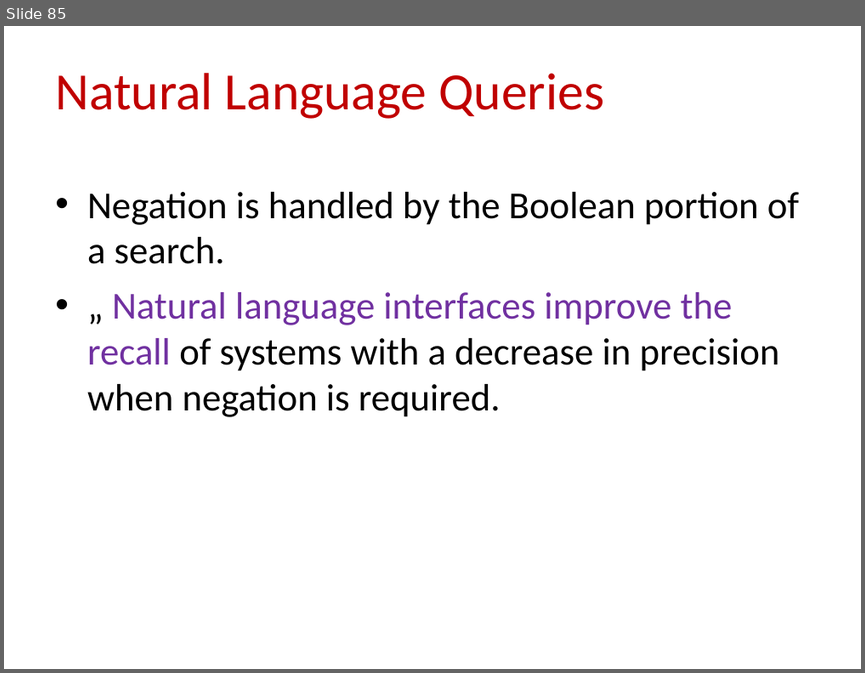
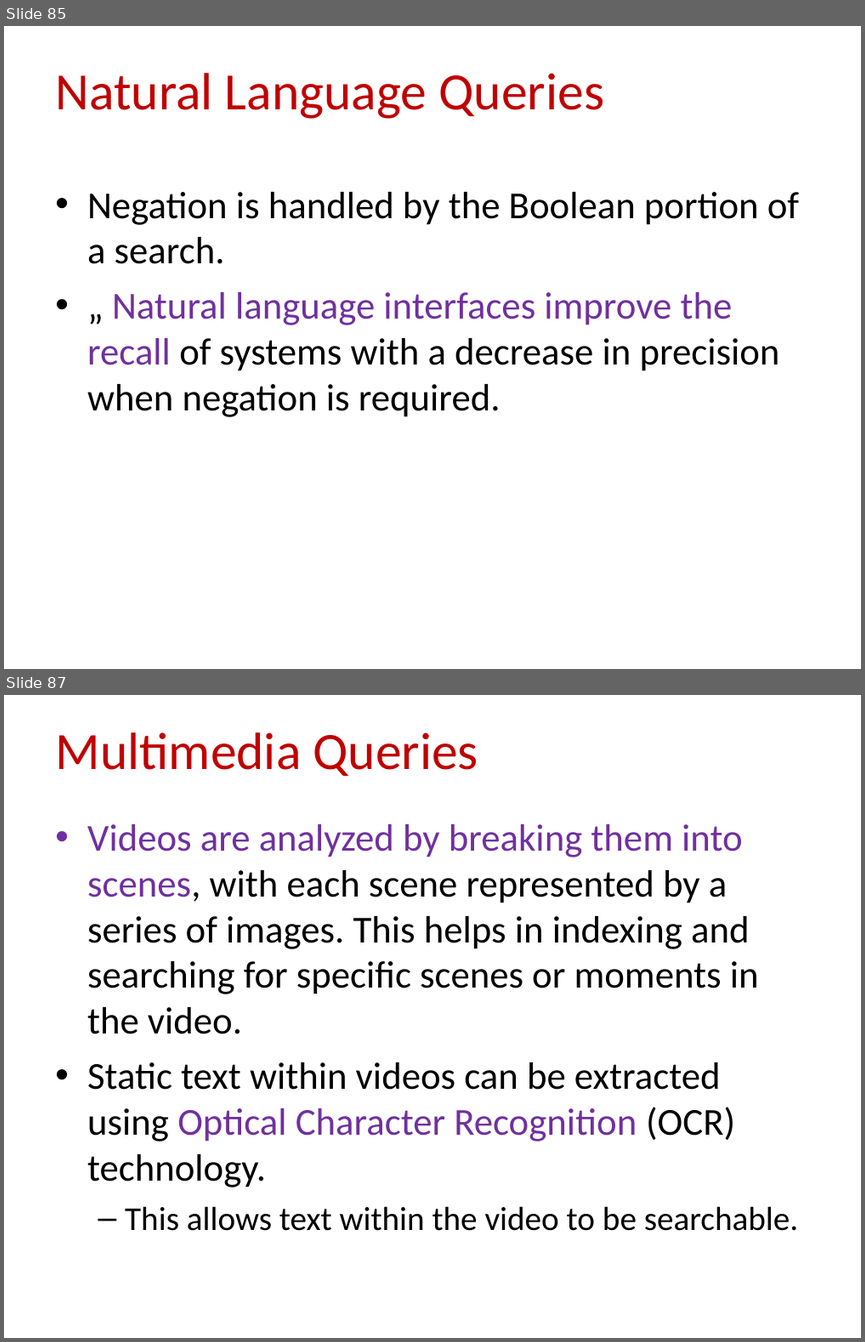
Before and after one commit to CSE-2026/4th-year-sem-1, a slide deck: IRS/UNIT I - IRS.ppt. Shown one above the other, each under a label of ours: slide 85 before the commit, slides 85 and 87 after it; the slides between them are not shown. The pictures are 865x673 and 865x1342 pixels, drawn with LibreOffice and Linux fonts; fonts in the diff are those of the drawing. Boxes give left, top, right and bottom in pixels: in the first picture for what was removed or moved away, otherwise in the second. Text is boxed around its words. In the diff, an @@ line names an element or a change of style, - is before the commit and + after.

```diff
--- a/IRS/UNIT I - IRS.ppt
+++ b/IRS/UNIT I - IRS.ppt
@@ slide 87 added at (4, 695, 861, 1338), background #FFFFFF @@
@@ title added at (55, 732, 479, 776), 44 pt, text #C00000 @@
+Multimedia Queries
@@ text added at (87, 824, 798, 1231), 32 pt, text #000000 @@
+• Videos are analyzed by breaking them into scenes, with each scene represented by a series of images. This helps in indexing and searching for specific scenes or moments in the video.
+• Static text within videos can be extracted using Optical Character Recognition (OCR) technology.
+  – This allows text within the video to be searchable.
```
Also in this commit, not shown: 30 other slides added, 3 other files.
